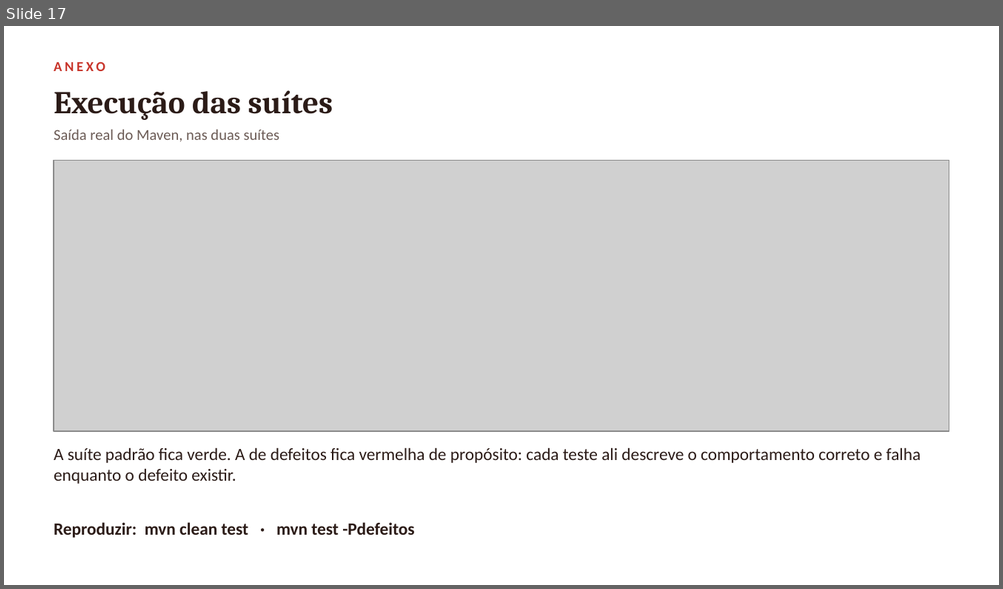
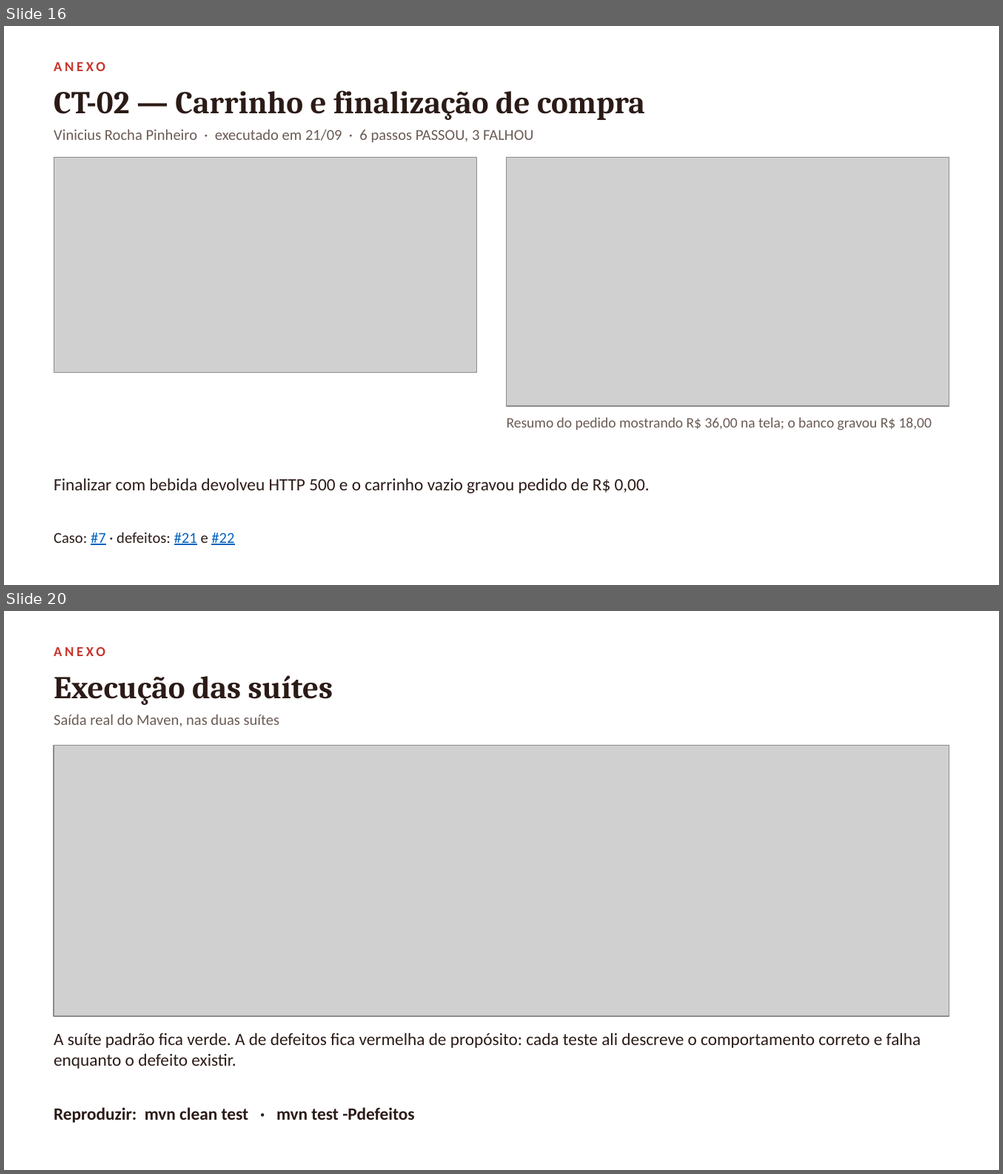
Before and after one commit to vini-pinheiro/trabalho-qualidade-e-teste-de-software, a slide deck: docs/entrega-1/apresentacao/apresentacao-entrega-1.pptx. Shown one above the other, each under a label of ours: slide 17 before the commit, slides 16 and 20 after it; the slides between them are not shown. The pictures are 1003x589 and 1003x1174 pixels, drawn with LibreOffice and Linux fonts; fonts in the diff are those of the drawing; grey boxes stand for pictures. Boxes give left, top, right and bottom in pixels: in the first picture for what was removed or moved away, otherwise in the second. Text is boxed around its words. In the diff, an @@ line names an element or a change of style, - is before the commit and + after.

Commit message:
docs: anexos com um slide por integrante e links clicáveis
- link do repositório visível na abertura, no encerramento e nos anexos
- toda referência #NN vira link para a issue correspondente (56 links no deck)
- um anexo por integrante: cabeçalho do documento do caso e tela do sistema
- telas extraídas dos prints anexados aos próprios casos de teste

```diff
--- a/docs/entrega-1/apresentacao/apresentacao-entrega-1.pptx
+++ b/docs/entrega-1/apresentacao/apresentacao-entrega-1.pptx
@@ slide 16 added at (4,26,999,585), background #FFFFFF @@
@@ text added at (54,62,105,71), 10 pt, text #C8352B, bold @@
+ANEXO
@@ text added at (54,90,645,120), 23 pt, text #2B1B17, bold @@
+CT-02 — Carrinho e finalização de compra
@@ text added at (54,129,533,143), 11 pt, text #6B5B55 @@
+Vinicius Rocha Pinheiro · executado em 21/09 · 6 passos PASSOU, 3 FALHOU
@@ picture added at (54,157,476,373) @@
@@ picture added at (506,157,949,406) @@
@@ text added at (506,417,931,431), 10.5 pt, text #6B5B55 @@
+Resumo do pedido mostrando R$ 36,00 na tela; o banco gravou R$ 18,00
@@ text added at (54,478,649,494), 12.5 pt, text #2B1B17 @@
+Finalizar com bebida devolveu HTTP 500 e o carrinho vazio gravou pedido de R$ 0,00.
@@ text added at (54,532,234,545), 11 pt, text #2B1B17 @@
+Caso: #7 · defeitos: #21 e #22
@@ what was slide 17 is now slide 20 @@
```
Also in this commit, not shown: 14 slides changed, 4 other slides added, 2 slides removed, 11 other files.
